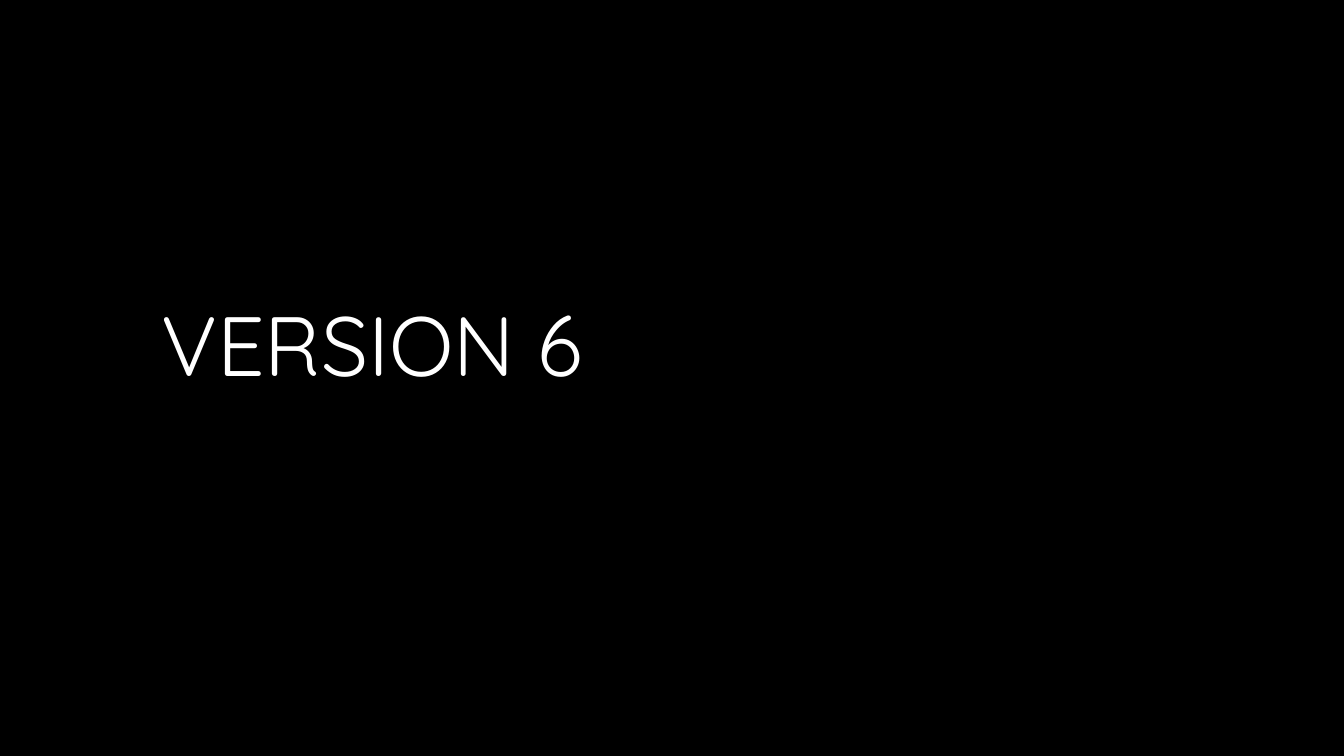
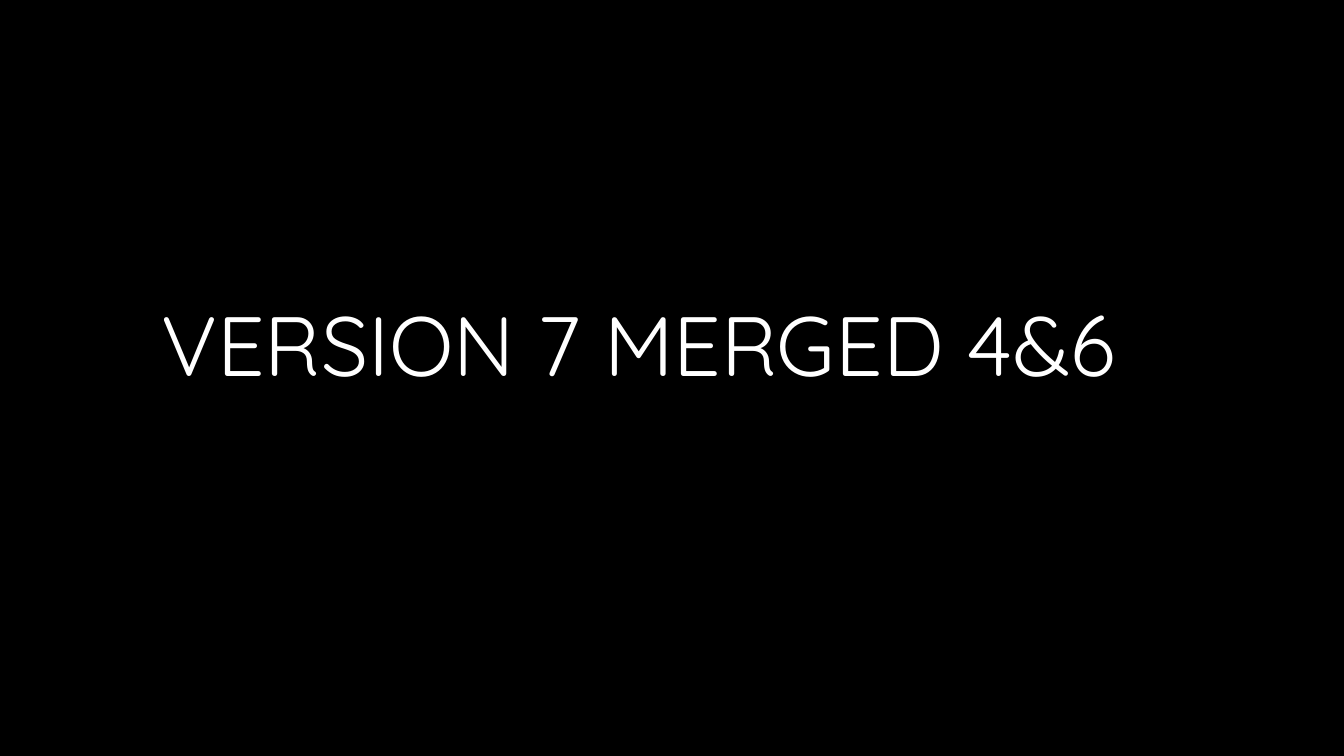
Before and after one commit to Brindley/Test, a slide deck: slide 1 of PowerPoint/PPT Test.pptx. Drawn at 1344x756 pixels with LibreOffice and Linux fonts; fonts in the diff are those of the drawing; background and template pictures are left out. Boxes give left, top, right and bottom in pixels: in the first picture for what was removed or moved away, otherwise in the second. Text is boxed around its words. In the diff, an @@ line names an element or a change of style, - is before the commit and + after.

Commit message:
Version 7 Merged 4&6

```diff
--- a/PowerPoint/PPT Test.pptx
+++ b/PowerPoint/PPT Test.pptx
@@ title at (x1=161, y1=315, x2=1115, y2=377): text changed @@
-VERSION 6
+VERSION 7 MERGED 4&6
```
